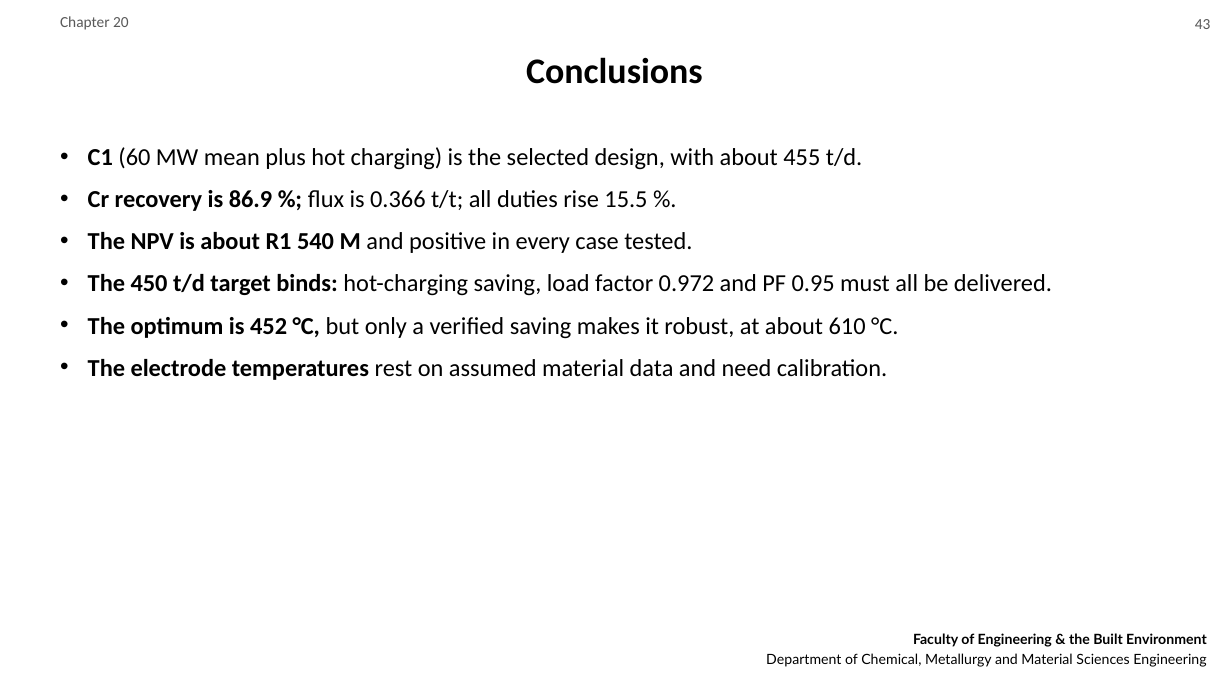
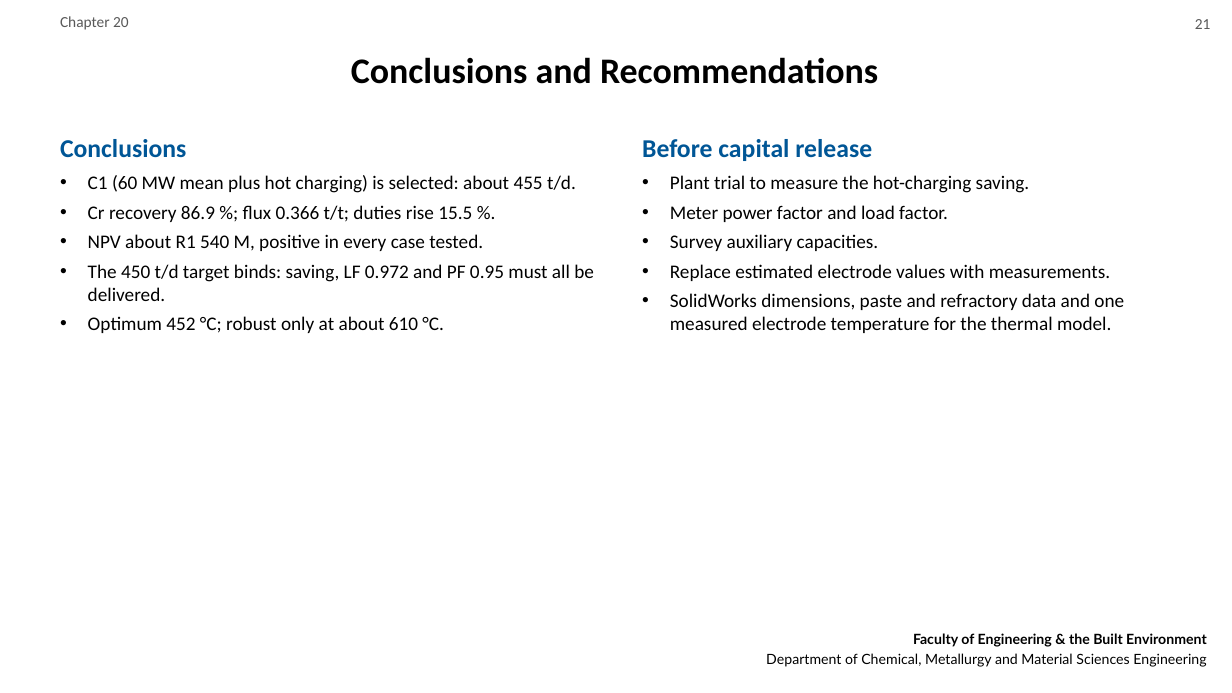
Before and after one commit to motsemmetebogo6-blip/START-UP, a slide deck: slide 21 of deliverables/MPG118S_Final_Presentation.pptx (slide 43 before the commit). Drawn at 1232x693 pixels with LibreOffice and Linux fonts; fonts in the diff are those of the drawing; background and template pictures are left out. Boxes give left, top, right and bottom in pixels: in the first picture for what was removed or moved away, otherwise in the second. Text is boxed around its words. In the diff, an @@ line names an element or a change of style, - is before the commit and + after.

```diff
--- a/deliverables/MPG118S_Final_Presentation.pptx
+++ b/deliverables/MPG118S_Final_Presentation.pptx
@@ text at [1195, 19, 1211, 29]: text changed @@
-43
+21
@@ title at [351, 57, 878, 84]: text changed @@
-Conclusions
+Conclusions and Recommendations
@@ text at [60, 139, 594, 333]: text changed; size 19 to 15 pt @@
-• C1 (60 MW mean plus hot charging) is the selected design, with about 455 t/d.
-• Cr recovery is 86.9 %; flux is 0.366 t/t; all duties rise 15.5 %.
-• The NPV is about R1 540 M and positive in every case tested.
-• The 450 t/d target binds: hot-charging saving, load factor 0.972 and PF 0.95 must all be delivered.
-• The optimum is 452 °C, but only a verified saving makes it robust, at about 610 °C.
-• The electrode temperatures rest on assumed material data and need calibration.
+Conclusions
+• C1 (60 MW mean plus hot charging) is selected: about 455 t/d.
+• Cr recovery 86.9 %; flux 0.366 t/t; duties rise 15.5 %.
+• NPV about R1 540 M, positive in every case tested.
+• The 450 t/d target binds: saving, LF 0.972 and PF 0.95 must all be delivered.
+• Optimum 452 °C; robust only at about 610 °C.
@@ text added at [642, 139, 1124, 333], 15 pt, text #000000 @@
+Before capital release
+• Plant trial to measure the hot-charging saving.
+• Meter power factor and load factor.
+• Survey auxiliary capacities.
+• Replace estimated electrode values with measurements.
+• SolidWorks dimensions, paste and refractory data and one measured electrode temperature for the thermal model.
```
Also in this commit, not shown: 16 other slides changed, 4 slides added, 30 slides removed, 3 other files.
